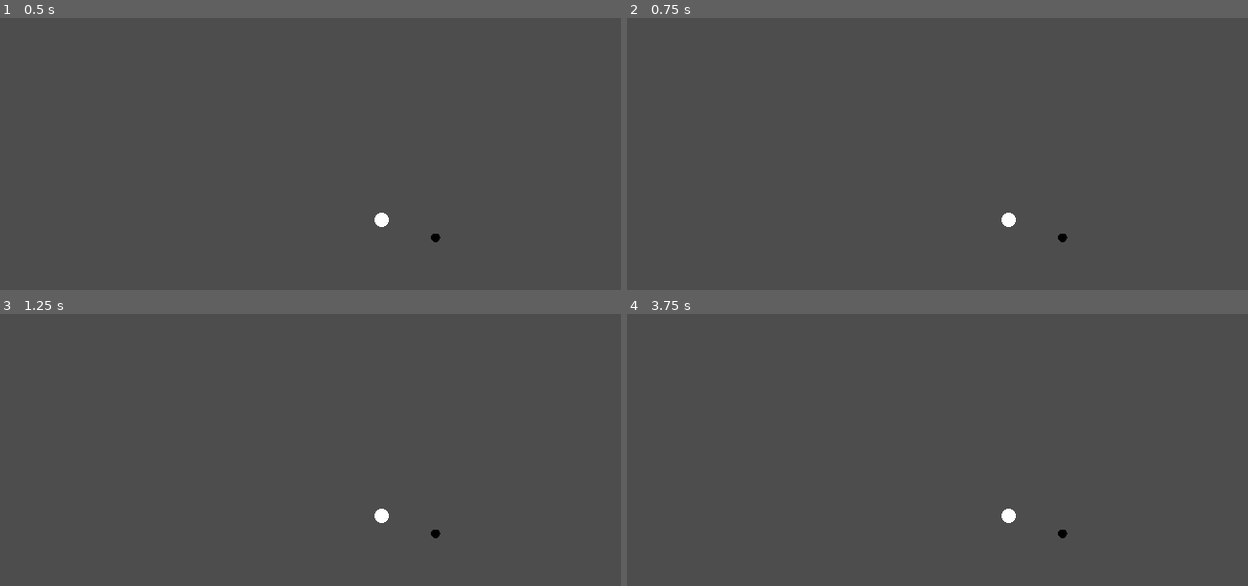
Above: before the commit, frames 1-4 (two rows, left to right).
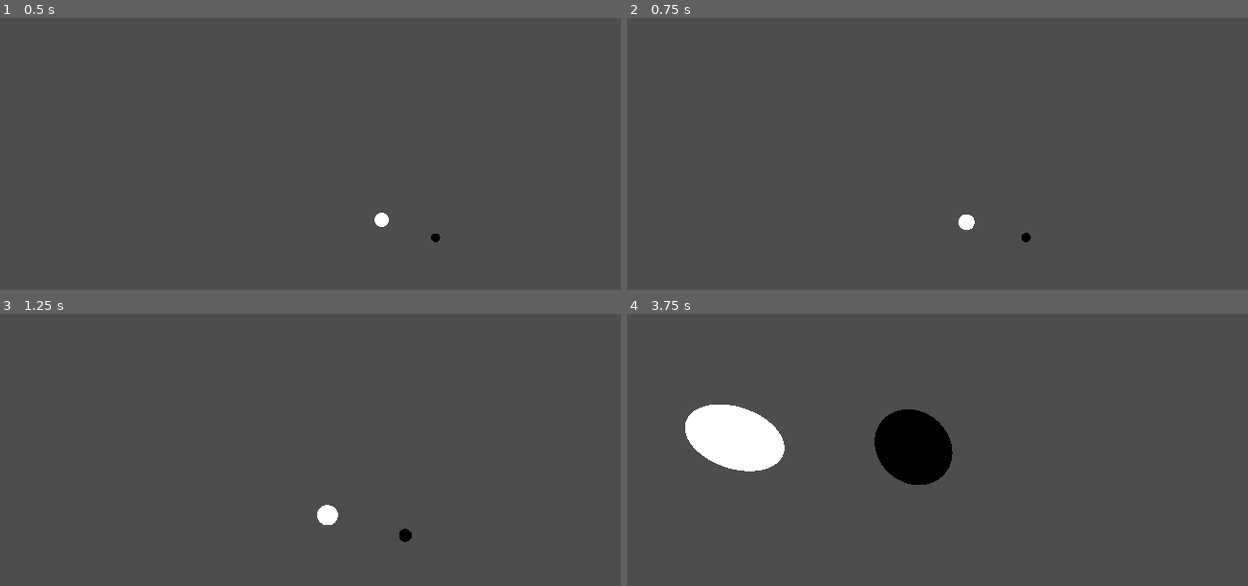
Above: after the commit, the same moments.

Repository: hecarson/crimson-hacks-2025
Game: Godot game, scene res://solar-system.tscn
Two runs of this game, one before a commit and one after it. Both use one fixed random seed, a clock stepped at 60 frames per second and the inputs below.
Inputs (mouse positions are in pixels of both pictures, inside the frame that each line leads up to):
- Up to frame 1 (0.5 s): no input
- Up to frame 2 (0.75 s): tap Enter at 0.5 s; move the mouse to (1049, 230) at 0.52 s; hold W (move_forward) from 0.53 s (still down); tap C at 0.6 s
- Up to frame 3 (1.25 s): keep holding W (move_forward)
- Up to frame 4 (3.75 s): move the mouse to (856, 550) at 1.27 s; release W (move_forward) at 1.28 s; hold S (move_back) 1.28-2.03 s; tap C every 0.75 s from 1.35 to 3.6 s; move the mouse to (1030, 520) at 2.02 s; hold W (move_forward) from 2.03 s (still down); move the mouse to (outside the picture) at 2.77 s; move the mouse to (1067, 534) at 3.52 s

Frame 1 is identical in both runs. In frame 2, 0.3% of the frame differs, in the area x 53-71%, y 71-83%; in frame 3, 0.4%; in frame 4, 5.8%, in the area x 9-71%, y 33-83%.

Commit message:
Add camera movement

Diff:
--- a/sim/camera_3d.gd
+++ b/sim/camera_3d.gd
@@ -1,6 +1,8 @@
 extends Camera3D
 
 var is_mouse_captured = true
+var mouse_sens = 0.003
+var move_sens = 0.1
 
 # Called when the node enters the scene tree for the first time.
 func _ready() -> void:
@@ -8,14 +10,32 @@
 
 func _input(event):
 	if event is InputEventMouseMotion:
-		print("mouse motion ", event)
-	elif event is InputEventKey and event.keycode == Key.KEY_C and event.pressed:
-		is_mouse_captured = !is_mouse_captured
+		rotation.y -= event.relative.x * mouse_sens
+		rotation.x -= event.relative.y * mouse_sens
+	elif event is InputEventKey and event.pressed:
+		if event.keycode == Key.KEY_C:
+			is_mouse_captured = !is_mouse_captured
+
 
 # Called every frame. 'delta' is the elapsed time since the previous frame.
 func _process(delta: float) -> void:
-	print(is_mouse_captured)
 	if is_mouse_captured:
 		Input.mouse_mode = Input.MOUSE_MODE_CAPTURED
 	else:
 		Input.mouse_mode = Input.MOUSE_MODE_VISIBLE
+
+	var velocity = Vector3.ZERO
+	if Input.is_action_pressed("move_forward"):
+		velocity = Vector3.FORWARD
+	elif Input.is_action_pressed("move_back"):
+		velocity = Vector3.BACK
+	elif Input.is_action_pressed("move_left"):
+		velocity = Vector3.LEFT
+	elif Input.is_action_pressed("move_right"):
+		velocity = Vector3.RIGHT
+	elif Input.is_action_pressed("move_up"):
+		velocity = Vector3.UP
+	elif Input.is_action_pressed("move_down"):
+		velocity = Vector3.DOWN
+	velocity *= move_sens
+	translate_object_local(velocity)
--- a/sim/project.godot
+++ b/sim/project.godot
@@ -37,6 +37,16 @@
 "events": [Object(InputEventKey,"resource_local_to_scene":false,"resource_name":"","device":-1,"window_id":0,"alt_press …(192 unchanged characters)…
 ]
 }
+move_up={
+"deadzone": 0.2,
+"events": [Object(InputEventKey,"resource_local_to_scene":false,"resource_name":"","device":-1,"window_id":0,"alt_pressed":false,"shift_pressed":false,"ctrl_pressed":false,"meta_pressed":false,"pressed":false,"keycode":0,"physical_keycode":69,"key_label":0,"unicode":101,"location":0,"echo":false,"script":null)
+]
+}
+move_down={
+"deadzone": 0.2,
+"events": [Object(InputEventKey,"resource_local_to_scene":false,"resource_name":"","device":-1,"window_id":0,"alt_pressed":false,"shift_pressed":false,"ctrl_pressed":false,"meta_pressed":false,"pressed":false,"keycode":0,"physical_keycode":81,"key_label":0,"unicode":113,"location":0,"echo":false,"script":null)
+]
+}
 
 [rendering]
 
